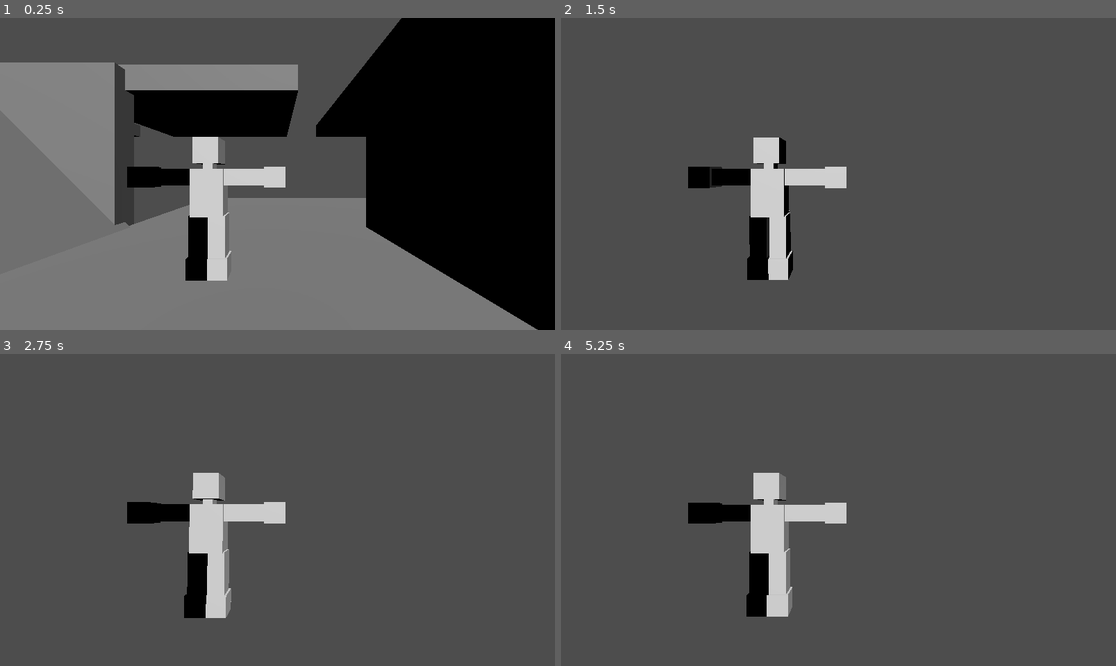
Above: before the commit, frames 1-4 (two rows, left to right).
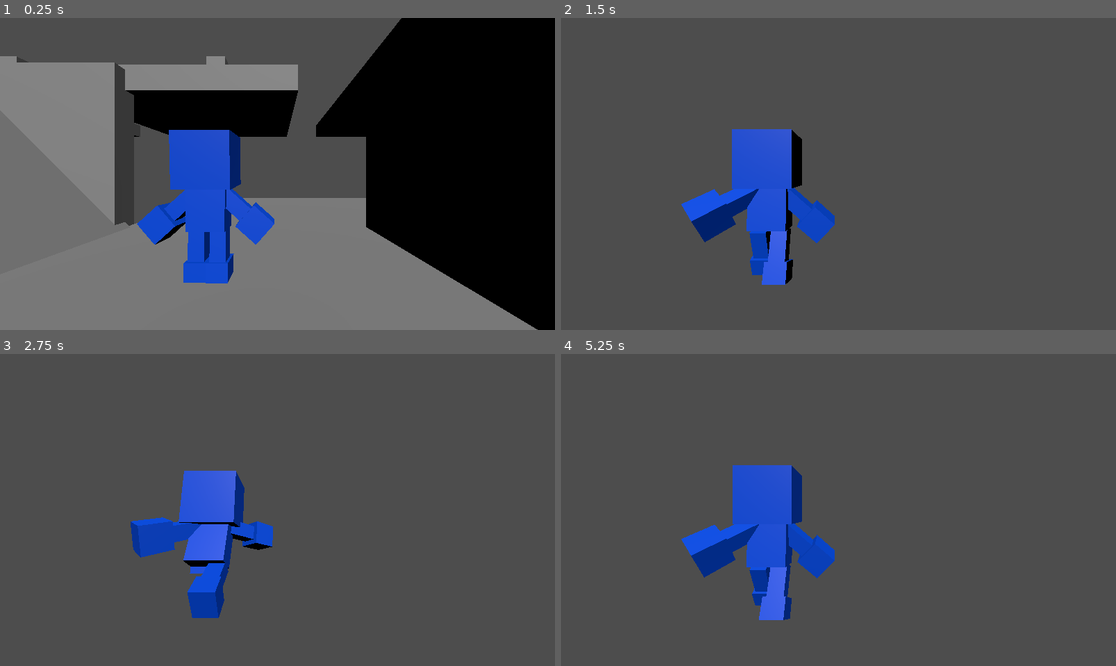
Above: after the commit, the same moments.

Repository: KingKuu/BugSlayer
Game: Godot game, scene res://scenes/world.tscn
Same seed, same stepped clock (60 frames per second), same inputs: the game is played once before the commit and once after it. The project has no main scene, so this scene is started directly.
Inputs (mouse positions are in pixels of both pictures, inside the frame that each line leads up to):
- Up to frame 1 (0.25 s): no input
- Up to frame 2 (1.5 s): move the mouse to (866, 174) at 0.52 s; hold W (up) from 0.53 s (still down); tap Shift (dash) at 0.6 s; tap Space (jump) at 0.77 s; move the mouse to (810, 174) at 1.27 s; click (810, 174) at 1.35 s
- Up to frame 3 (2.75 s): keep holding W (up); tap Space (jump) at 1.52 s; move the mouse to (288, 503) at 2.02 s; tap Shift (dash) at 2.1 s
- Up to frame 4 (5.25 s): keep holding W (up); move the mouse to (832, 516) at 2.77 s; click (832, 516) at 2.85 s; tap Space (jump) at 3.02, 3.77, 4.52 s; move the mouse to (877, 513) at 3.52 s; tap Shift (dash) at 3.6, 5.1 s; move the mouse to (794, 506) at 4.27 s; click (794, 506) at 4.35 s; move the mouse to (844, 510) at 5.02 s

The runs differ from the first frame. In frame 1, 7.5% of the frame differs, in the area x 0-52%, y 12-86%; in frame 2, 7.6%; in frame 3, 6.7%; in frame 4, 7.7%, in the area x 21-52%, y 35-86%.

Commit message:
Day 7:  models and release
-added new player model
-removed old model
-added more enemies
-added lose state

Diff:
--- a/entities/player.tscn
+++ b/entities/player.tscn
@@ -1,8 +1,8 @@
 [gd_scene format=3 uid="uid://nx8g2vk0squv"]
 
 [ext_resource type="Script" uid="uid://cklxh5s3lnv2s" path="res://scripts/player.gd" id="1_4flbx"]
-[ext_resource type="PackedScene" uid="uid://l31e5rog3n33" path="res://models/mannequin.glb" id="2_onrkg"]
 [ext_resource type="AudioStream" uid="uid://cjjxb6ngqimri" path="res://sfx/434757__notarget__wood-step-sample-2.wav" id="3_e4p34"]
+[ext_resource type="PackedScene" uid="uid://d3a46r7sw5pko" path="res://models/BugSlayer.glb" id="3_rfe5m"]
 
 [sub_resource type="CapsuleShape3D" id="CapsuleShape3D_e4p34"]
 radius = 0.4
@@ -14,6 +14,7 @@
 radius = 0.23535156
 
 [node name="player" type="CharacterBody3D" unique_id=1737972437 groups=["player"]]
+process_mode = 3
 collision_layer = 3
 collision_mask = 3
 script = ExtResource("1_4flbx")
@@ -36,8 +37,6 @@
 [node name="CollisionShape3D" type="CollisionShape3D" parent="." unique_id=4232282]
 transform = Transform3D(1, 0, 0, 0, 1, 0, 0, 0, 1, 0, 1, 0)
 shape = SubResource("CapsuleShape3D_4flbx")
-
-[node name="Mesh" parent="." unique_id=1645111276 instance=ExtResource("2_onrkg")]
 
 [node name="StepAudio" type="AudioStreamPlayer3D" parent="." unique_id=2138465357]
 stream = ExtResource("3_e4p34")
@@ -65,4 +64,48 @@
 process_callback = 0
 one_shot = true
 
+[node name="GameOver" type="Control" parent="." unique_id=1533059992]
+visible = false
+layout_mode = 3
+anchors_preset = 15
+anchor_right = 1.0
+anchor_bottom = 1.0
+grow_horizontal = 2
+grow_vertical = 2
+
+[node name="TextContainer" type="VBoxContainer" parent="GameOver" unique_id=338544222]
+layout_mode = 1
+anchors_preset = 15
+anchor_right = 1.0
+anchor_bottom = 1.0
+grow_horizontal = 2
+grow_vertical = 2
+
+[node name="Text" type="Label" parent="GameOver/TextContainer" unique_id=1207682083]
+layout_mode = 2
+size_flags_vertical = 6
+text = "Game Over"
+horizontal_alignment = 1
+vertical_alignment = 1
+
+[node name="Button" type="Button" parent="GameOver/TextContainer" unique_id=2011997918]
+layout_mode = 2
+size_flags_horizontal = 4
+size_flags_vertical = 6
+text = "Reload"
+
+[node name="BugSlayer" parent="." unique_id=688863471 instance=ExtResource("3_rfe5m")]
+
+[node name="Skeleton3D" parent="BugSlayer/Player" parent_id_path=PackedInt32Array(688863471, 1587355994) index="0" unique_id=1548719289]
+bones/2/rotation = Quaternion(0.011431319, -5.140254e-08, 1.762885e-07, 0.9999347)
+bones/4/rotation = Quaternion(0.022171175, 1.6683505e-07, 2.1805852e-07, 0.99975425)
+bones/6/rotation = Quaternion(-0.019769097, -1.0366953e-18, 1.9354595e-17, 0.9998046)
+bones/7/rotation = Quaternion(0.023860583, -6.1809893e-18, 2.845059e-17, 0.9997154)
+bones/9/rotation = Quaternion(-0.108865544, 0.40835586, 0.875722, 0.23346296)
+bones/11/rotation = Quaternion(-0.017338939, 0.002818365, -0.95785147, 0.2867266)
+
+[connection signal="body_entered" from="KillBox" to="." method="_on_kill_box_body_entered"]
 [connection signal="body_entered" from="PunchHitbox" to="." method="_on_punch_hitbox_body_entered"]
+[connection signal="pressed" from="GameOver/TextContainer/Button" to="." method="_on_button_pressed"]
+
+[editable path="BugSlayer"]
--- a/scenes/world.tscn
+++ b/scenes/world.tscn
@@ -23,3 +23,24 @@
 
 [node name="Enemy" parent="." unique_id=397631498 instance=ExtResource("4_k0juu")]
 transform = Transform3D(1, 0, 0, 0, 1, 0, 0, 0, 1, -14.478435, 8.660094, 0)
+
+[node name="Enemy2" parent="." unique_id=385002607 instance=ExtResource("4_k0juu")]
+transform = Transform3D(1, 0, 0, 0, 1, 0, 0, 0, 1, -14.478435, 8.660094, 10)
+
+[node name="Enemy3" parent="." unique_id=997074510 instance=ExtResource("4_k0juu")]
+transform = Transform3D(1, 0, 0, 0, 1, 0, 0, 0, 1, -2.4784346, 8.660094, 10)
+
+[node name="Enemy4" parent="." unique_id=834359779 instance=ExtResource("4_k0juu")]
+transform = Transform3D(1, 0, 0, 0, 1, 0, 0, 0, 1, 8.521565, 8.660094, 10)
+
+[node name="Enemy6" parent="." unique_id=413953127 instance=ExtResource("4_k0juu")]
+transform = Transform3D(1, 0, 0, 0, 1, 0, 0, 0, 1, -14.478435, 8.660094, -9)
+
+[node name="Enemy7" parent="." unique_id=57299119 instance=ExtResource("4_k0juu")]
+transform = Transform3D(1, 0, 0, 0, 1, 0, 0, 0, 1, -2.4784346, 8.660094, -9)
+
+[node name="Enemy8" parent="." unique_id=197742321 instance=ExtResource("4_k0juu")]
+transform = Transform3D(1, 0, 0, 0, 1, 0, 0, 0, 1, 8.521565, 8.660094, -9)
+
+[node name="Enemy5" parent="." unique_id=1538939572 instance=ExtResource("4_k0juu")]
+transform = Transform3D(1, 0, 0, 0, 1, 0, 0, 0, 1, 8.521565, 8.660094, 1)
--- a/scripts/enemy.gd
+++ b/scripts/enemy.gd
@@ -10,8 +10,8 @@
 func _physics_process(delta: float) -> void:
 
 	if target != Vector3.ZERO:
-		velocity.x = lerp(velocity.x, (target.x - global_position.x) * 2, 0.01)
-		velocity.z = lerp(velocity.z, (target.z - global_position.z) * 2, 0.01)
+		velocity.x = lerp(velocity.x, (target.x - global_position.x) * 1, 0.05)
+		velocity.z = lerp(velocity.z, (target.z - global_position.z) * 1, 0.05)
 	else:
 		velocity.x = lerp(velocity.x, 0.0, 0.5)
 		velocity.z = lerp(velocity.z, 0.0, 0.5)
--- a/scripts/player.gd
+++ b/scripts/player.gd
@@ -77,9 +77,11 @@
 
 	# FINAL VELOCITY CALCULATIONS
 	if $DashTimer.time_left > 0:
+		$BugSlayer/AnimationPlayer.play("Dash")
 		velocity.x = lerp(velocity.x, moveDirection.x * 30.0, 0.5)
 		velocity.z = lerp(velocity.z, moveDirection.z * 30.0, 0.5)
 	else:
+		$BugSlayer/AnimationPlayer.play("Idle")
 		if is_on_floor():
 			velocity.x = lerp(velocity.x, moveDirection.x * 10.0, 0.2)
 			velocity.z = lerp(velocity.z, moveDirection.z * 10.0, 0.2)
@@ -93,3 +95,13 @@
 func _on_punch_hitbox_body_entered(body: Node3D) -> void:
 	if body.is_in_group("enemy"):
 		body.queue_free()
+
+func _on_kill_box_body_entered(body: Node3D) -> void:
+	if body.is_in_group("enemy"):
+		get_tree().paused = true
+		$GameOver.visible = true
+		Input.mouse_mode = Input.MOUSE_MODE_VISIBLE
+
+func _on_button_pressed() -> void:
+	get_tree().paused = false
+	get_tree().reload_current_scene()
Binary file added: models/BugSlayer.glb
Not shown, changed: models/BugSlayer.glb.import
Binary file removed: models/mannequin.glb
